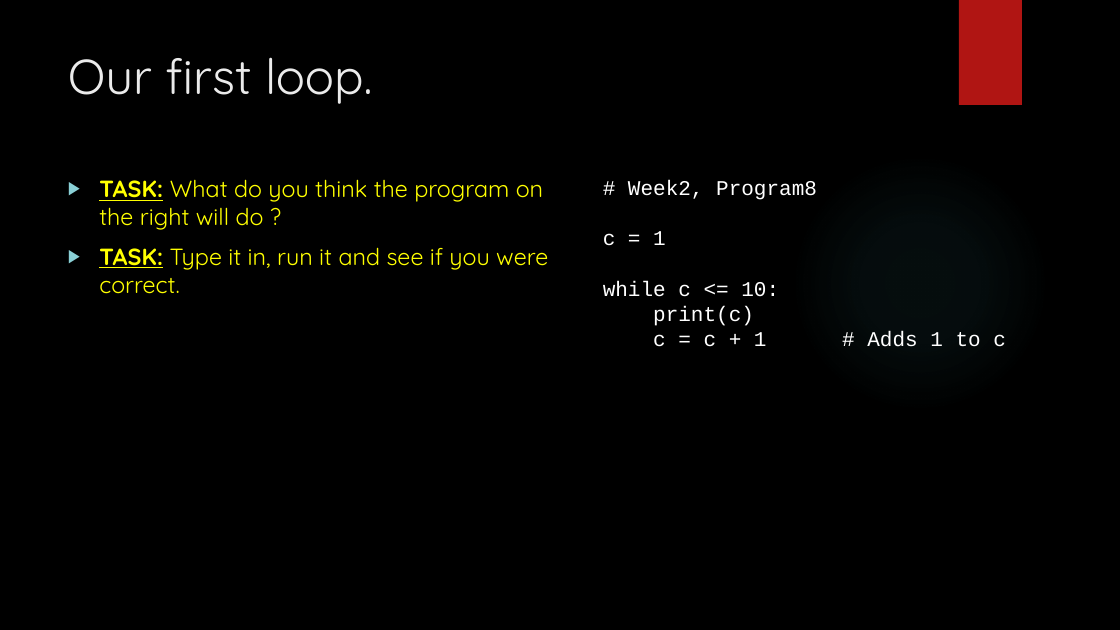
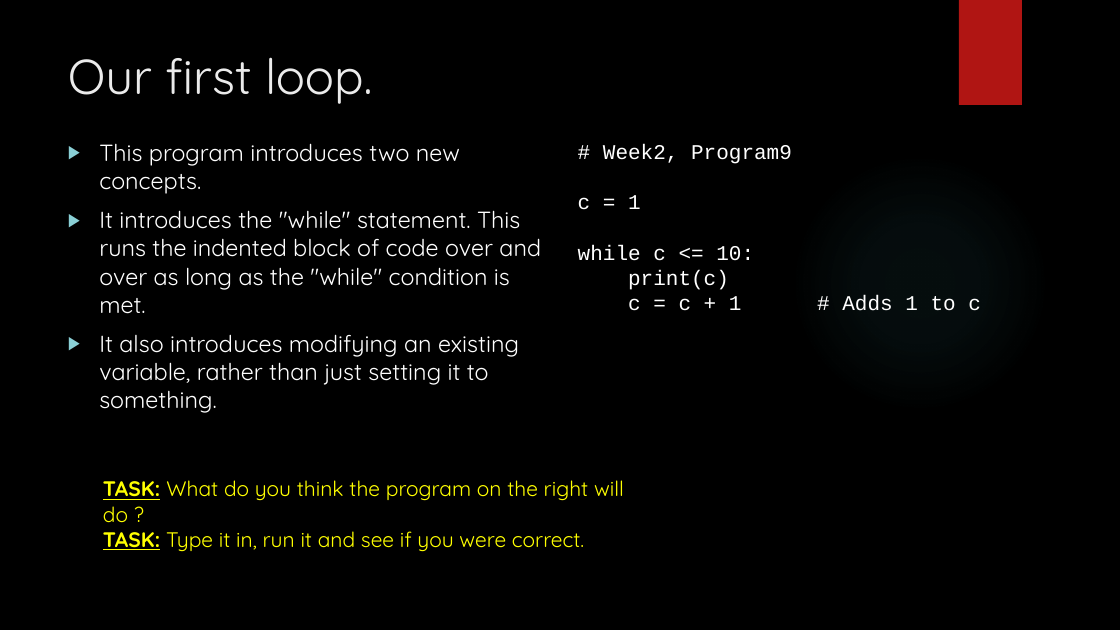
Before and after one commit to davidgroves/DGM_Tutorials, a slide deck: slide 20 of week2/week2.pptx (slide 18 before the commit). Drawn at 1120x630 pixels with LibreOffice and Linux fonts; fonts in the diff are those of the drawing; background and template pictures are left out. Boxes give left, top, right and bottom in pixels: in the first picture for what was removed or moved away, otherwise in the second. Text is boxed around its words. In the diff, an @@ line names an element or a change of style, - is before the commit and + after.

Commit message:
Finished up week2

```diff
--- a/week2/week2.pptx
+++ b/week2/week2.pptx
@@ text at box(99, 143, 541, 413): text changed; text colour #FFFF00 to #FFFFFF @@
-▶ TASK: What do you think the program on the right will do ?
-▶ TASK: Type it in, run it and see if you were correct.
+▶ This program introduces two new concepts.
+▶ It introduces the "while" statement. This runs the indented block of code over and over as long as the "while" condition is met.
+▶ It also introduces modifying an existing variable, rather than just setting it to something.
@@ text "# Week2, Program9": place and size @@
-text "# Week2, Program9" at box(603, 180, 1006, 347)
+text "# Week2, Program9" at box(578, 144, 981, 311)
@@ text at box(603, 144, 792, 164): text changed @@
-# Week2, Program8
+# Week2, Program9
@@ text added at box(103, 480, 624, 552), 18 pt, text #FFFF00 @@
+TASK: What do you think the program on the right will do ?
+TASK: Type it in, run it and see if you were correct.
```
Also in this commit, not shown: 7 slides added.
